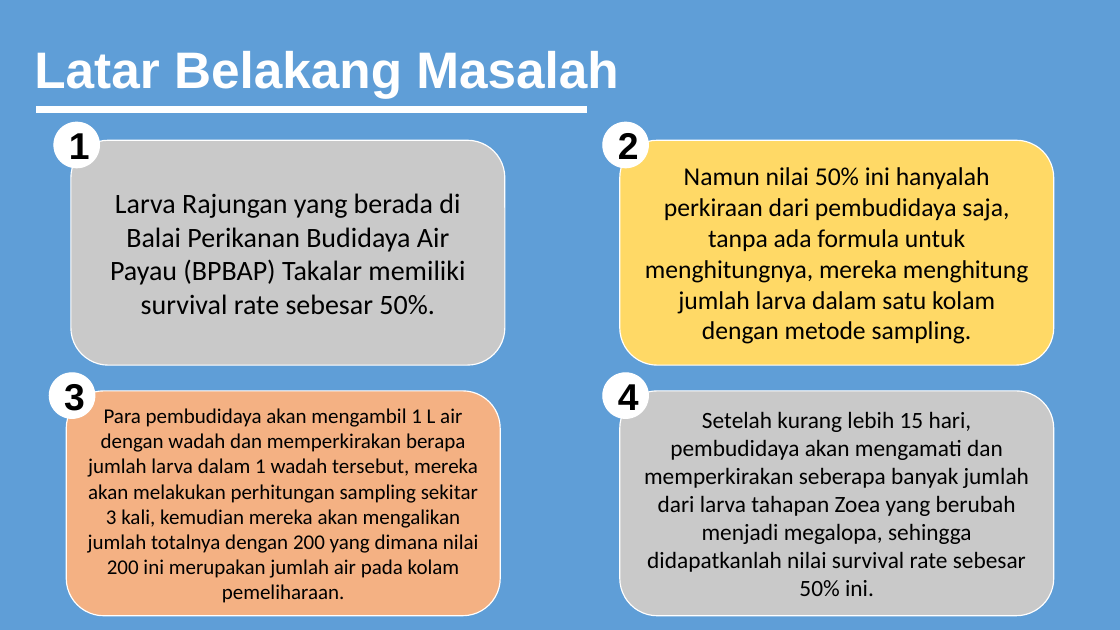
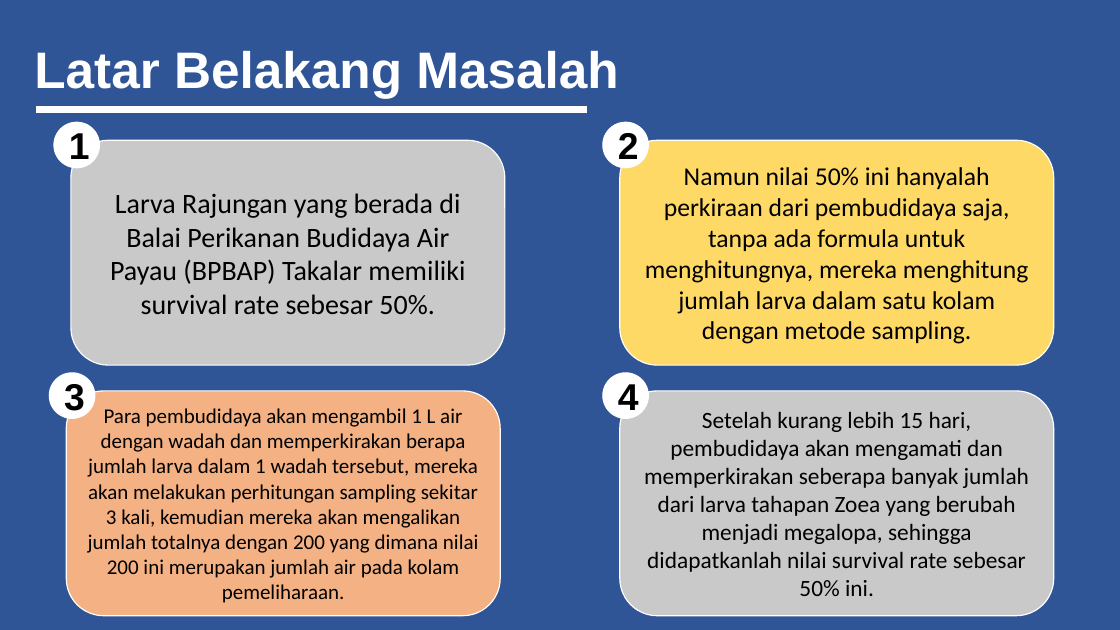
Before and after one commit to MariefW/2.-skripsi, a slide deck: slide 2 of Format Proposal M Arief Wicaksono.pptx. Drawn at 1120x630 pixels with LibreOffice and Linux fonts; fonts in the diff are those of the drawing. Boxes give left, top, right and bottom in pixels: in the first picture for what was removed or moved away, otherwise in the second. Text is boxed around its words. In the diff, an @@ line names an element or a change of style, - is before the commit and + after.

```diff
--- a/Format Proposal M Arief Wicaksono.pptx
+++ b/Format Proposal M Arief Wicaksono.pptx
@@ background #5F9ED7 to #2F5597 @@
```
Also in this commit, not shown: 9 other slides changed, 2 slides added, 1 slide removed, 14 other files.
